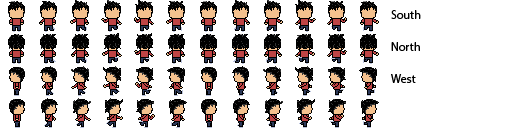
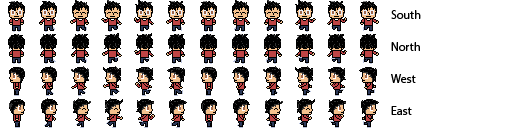
Layers edited between the first and the second 512px x 128px image:
removed layer "Layer 9" over left=201, top=68, right=377, bottom=114
renamed "Layer 8" to "Hair", painted on it over left=9, top=9, right=377, bottom=114
removed layer "bodies" over left=9, top=9, right=377, bottom=115
added layer "Face" above "Layer 15" over left=10, top=9, right=376, bottom=113
added layer "Layer 15" above "East" over left=9, top=9, right=377, bottom=115
showed "East" over left=391, top=106, right=412, bottom=115
